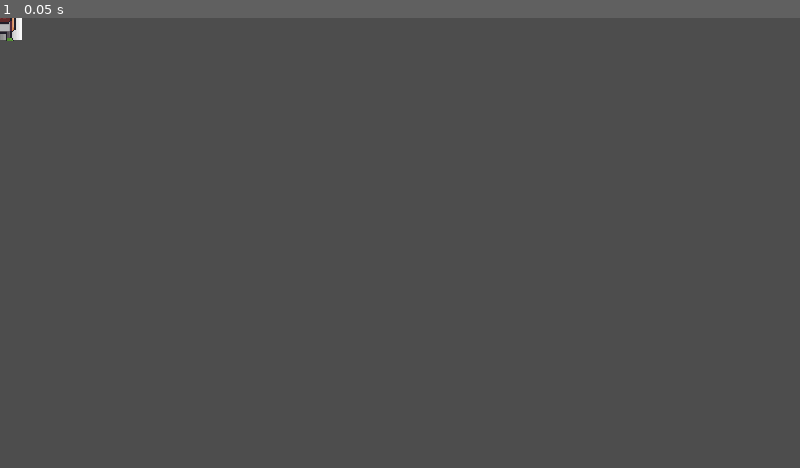
Above: before the commit, frame 1.
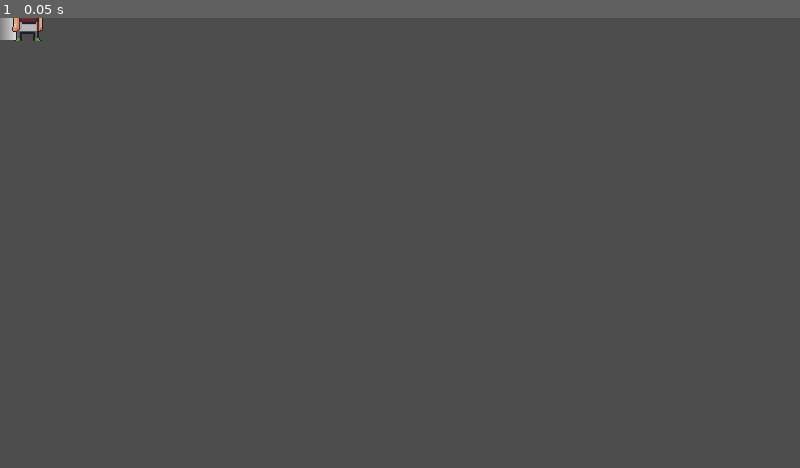
Above: after the commit, the same moment.

Repository: shi-reker/project-skinwalker
Game: Godot game, scene res://Scenes/world.tscn
Same seed, same stepped clock (60 frames per second), same inputs: the game is played once before the commit and once after it.
Inputs:
- Up to frame 1 (0.05 s): no input

The runs differ from the first frame. In frame 1, 0.2% of the frame differs, in the area x 0-6%, y 0-6%.
Error before the commit: Parse Error: The member "initial_state" already exists in parent class StateMachine. (res://Scripts/StateMachines/stalker_state_machine.gd:16)
Error after the commit: Invalid access to property or key 'entered_home' on a base object of type 'Nil'. (res://Scripts/world.gd:8)

Commit message:
fix initial state of stalker

Diff:
--- a/Scenes/Actors/stalker.tscn
+++ b/Scenes/Actors/stalker.tscn
@@ -35,13 +35,13 @@
 
 [node name="SightRay" type="RayCast2D" parent="Components/RaycastDetectionComponent" unique_id=269243962]
 
-[node name="StateMachine" type="Node" parent="." unique_id=1892398123 node_paths=PackedStringArray("searchingState", "pursuitState", "surveilState", "captureState", "current_state", "available_states")]
+[node name="StateMachine" type="Node" parent="." unique_id=1892398123 node_paths=PackedStringArray("searchingState", "pursuitState", "surveilState", "captureState", "initial_state", "current_state", "available_states")]
 script = ExtResource("4_state_machine")
 searchingState = NodePath("SearchState")
 pursuitState = NodePath("PursuitState")
 surveilState = NodePath("SurveilState")
 captureState = NodePath("CaptureState")
-initial_state = 2
+initial_state = NodePath("SurveilState")
 current_state = NodePath("SurveilState")
 available_states = [NodePath("SearchState"), NodePath("PursuitState"), NodePath("SurveilState"), NodePath("CaptureState")]
 
--- a/Scripts/Actors/stalker.gd
+++ b/Scripts/Actors/stalker.gd
@@ -12,6 +12,7 @@
 
 var target
 var distToTarget:float
+var is_player_detected: bool = false
 
 func _ready() -> void:
 	sprite.texture = stalker_definition.texture
@@ -19,7 +20,7 @@
 
 func _physics_process(delta: float) -> void:
 	state_machine.update_current_state(delta)
-	if !state_machine.current_state_id == state_machine.State.SEARCHING:
+	if !state_machine.current_state_id == state_machine.State.SEARCHING and target != null:
 		distToTarget = global_position.distance_to(target.global_position)
 		if distToTarget < 120:
 			state_machine.change_state(state_machine.stateTable[state_machine.State.SURVEILING])
--- a/Scripts/StateMachines/stalker_state_machine.gd
+++ b/Scripts/StateMachines/stalker_state_machine.gd
@@ -13,12 +13,13 @@
 @export var surveilState:SurveilState
 @export var captureState:CaptureState
 
-@export var initial_state: State
-var current_state_id: State
+var current_state_id: State = State.SURVEILING
 
 var stateTable:Dictionary[State, ActorState]
 
 func _ready() -> void:
+	#initial_state = State.SEARCHING
+	current_state = surveilState
 	stateTable = {
 		State.SEARCHING: searchingState,
 		State.PURSUING: pursuitState,
@@ -32,6 +33,7 @@
 	on_state_change.connect(ChangeStateID)
 
 func update_current_state(delta: float) -> void:
+	#print_debug(current_state_id)
 	current_state.update_state(delta)
 
 func ChangeStateID(id:State):
@@ -39,4 +41,4 @@
 		pursuitState.target = get_parent().global_position
 
 	current_state_id = id
-	print_debug(current_state.state_name)
+	#print_debug(current_state.state_name)
Binary file added: Assets/Visuals/basic_necessities_tileset.png
Not shown, added: Assets/Visuals/basic_necessities_tileset.png.import
